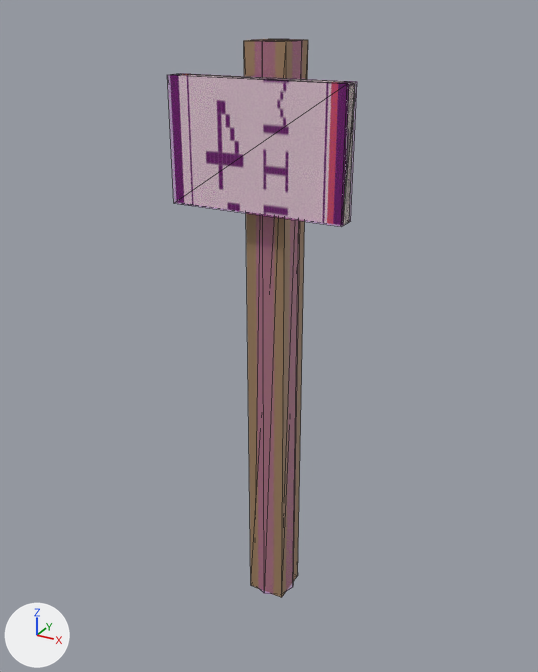
The COLLADA model beamng-props/mile-marker/export/dae/milemarker_049.dae, before and after one commit.
Both versions are drawn from a 50 mm camera at (0.801, -1.489, 1.51) aimed at (-0.013, -0.008, 0.77). The axes (+X, +Y, +Z) are drawn at lower left. The lights are the same throughout. The first picture is the older version. Mesh edges are drawn as thin lines. Where no turn or scale is listed for an object, it has been applied to the vertices.

In view in the first picture: 'Colmesh_post-1', 'Colmesh_sign-1', 'post', 'sign'.
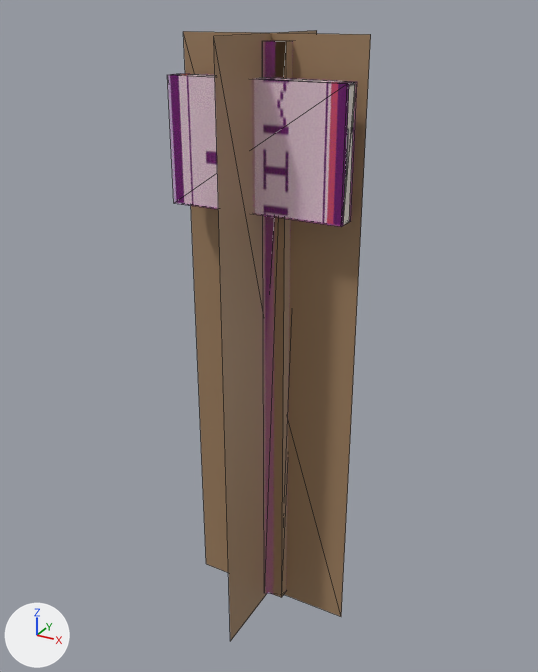
The newer file is also turned or shifted as a whole; pictures and numbers use the older file's frame.

Location of each change, (x1, y1, x2, y2) in pixels of the pictures (538 x 672 px):
'milemarker_049_a50', added (brown)
    after: (183, 30, 371, 641)
'post', deleted (brown)
    before: (244, 39, 308, 598)
'milemarker_049_a800', now drawn
    after: (171, 40, 355, 598)
    faces in mat_wood_048 (brown #a08161): (269, 40, 292, 598)
    faces in mat_sign_048 (picture img_mile_049_png): (171, 74, 355, 225)
'sign', deleted
    before: (173, 74, 355, 225)

Patch to the scene script:
```diff
--- a/beamng-props/mile-marker/export/dae/milemarker_049.dae.py
+++ b/beamng-props/mile-marker/export/dae/milemarker_049.dae.py
@@ me_milemarker_049_a800 @@
+me_milemarker_049_a800.from_pydata(...)  # a box spanning x -0.05..0.05, y -0.05..0.05, z 0.0..1.45, material slot 0; a box spanning x -0.21..0.21, y -0.095..-0.065, z 1.1..1.38, material slot 1
+me_milemarker_049_a800.materials.append(mat_wood_048)  # brown #a08161
+me_milemarker_049_a800.materials.append(mat_sign_048)  # picture img_mile_049_png
@@ me_milemarker_049_a50 @@
+me_milemarker_049_a50.from_pydata([(-0.22, 0.0, -0.014), (0.22, 0.0, -0.014), (0.22, 0.0, 1.464), (-0.22, 0.0, 1.464), (0.0, -0.22, -0.014), (0.0, 0.22, -0.014), (0.0, 0.22, 1.464), (0.0, -0.22, 1.464)], [], [(1, 3, 0), (5, 7, 4), (1, 2, 3), (5, 6, 7)])
+me_milemarker_049_a50.materials.append(mat_wood_048)  # brown #a08161
@@ ob_milemarker_049_a800 @@
-ob_milemarker_049_a800 = bpy.data.objects.new('milemarker_049_a800', None)
+ob_milemarker_049_a800 = bpy.data.objects.new('milemarker_049_a800', me_milemarker_049_a800)
 ob_milemarker_049_a800.parent = ob_start01
@@ ob_post @@
-ob_post = bpy.data.objects.new('post', me_cube)
-ob_post.location = (0.0, 0.0, 0.725)
@@ ob_sign @@
-ob_sign = bpy.data.objects.new('sign', me_cube_001)
-ob_sign.location = (0.0, -0.08, 1.24)
@@ ob_milemarker_049_a50 @@
+ob_milemarker_049_a50 = bpy.data.objects.new('milemarker_049_a50', me_milemarker_049_a50)
+ob_milemarker_049_a50.location = (0.0, -0.022, 0.0)
```
